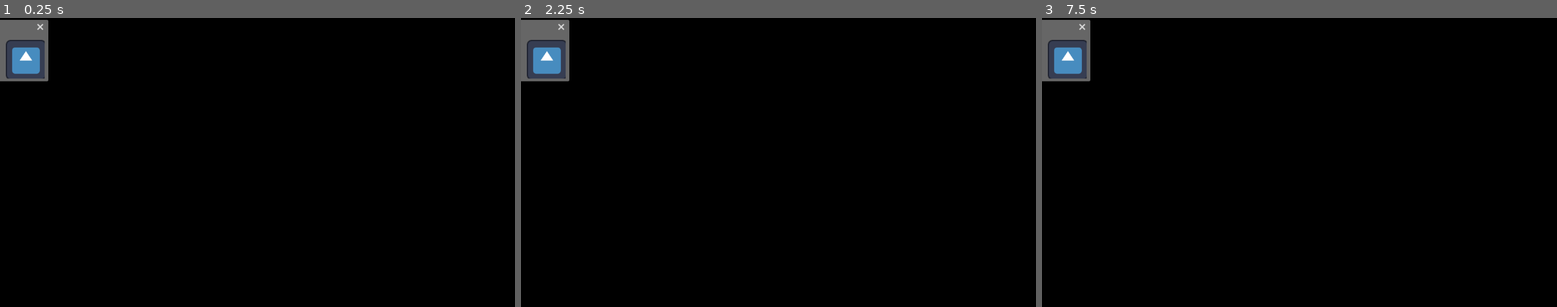
Above: before the commit, frames 1-3 (left to right).
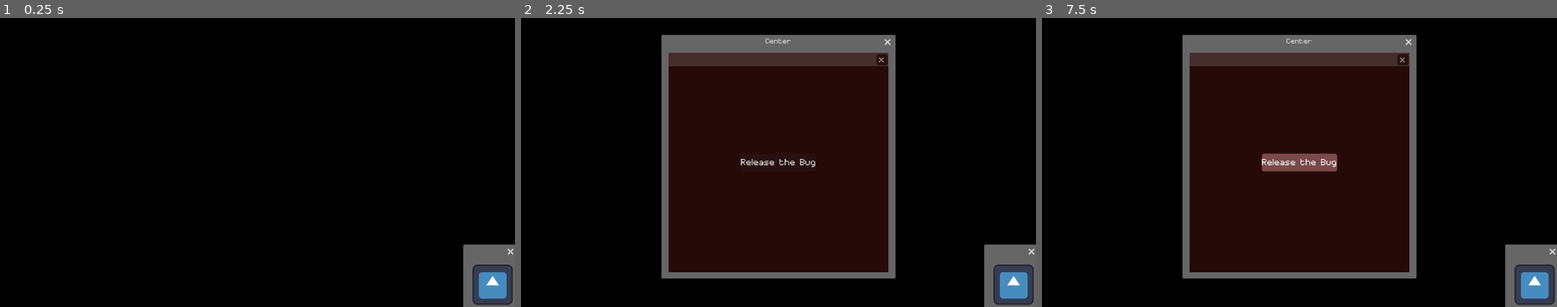
Above: after the commit, the same moments.

Repository: kayillustrations/Insectapet
Game: Godot game, scene res://windows/mini_habitat.tscn
Same seed, same stepped clock (60 frames per second), same inputs: the game is played once before the commit and once after it. The engine's default icon, where the game draws it, is replaced by a stand-in: a white triangle on a blue panel in a dark square.
Inputs (mouse positions are in pixels of both pictures, inside the frame that each line leads up to; where the layout moved, square brackets give the same spot in the first picture):
- Up to frame 1 (0.25 s): no input
- Up to frame 2 (2.25 s): click (1015, 283) [546, 61] at 0.5 s; click (1015, 283) [546, 61] at 1.25 s; click (1015, 283) [546, 61] at 2 s
- Up to frame 3 (7.5 s): tap Enter at 2.75, 4.25, 5.75 s; move the mouse to (1412, 148) at 2.77 s; tap Space at 3.5, 5, 6.5 s; move the mouse to (1196, 176) at 3.52 s; move the mouse to (1351, 98) at 4.27 s; move the mouse to (1273, 220) at 5.02 s; move the mouse to (1454, 205) at 5.77 s; move the mouse to (1145, 119) at 6.52 s; move the mouse to (1325, 162) at 7.27 s

The runs differ from the first frame. In frame 1, 4.2% of the frame differs, in the area x 0-100%, y 0-100%; in frame 2, 43%; in frame 3, 43%.
Error before the commit: Parse Error: Expected indented block after "if" block. (res://windows/window_base.gd:55)

Commit message:
bug gravity and save stats

Diff:
--- a/_autoload/GameSave.gd
+++ b/_autoload/GameSave.gd
@@ -17,9 +17,18 @@
 var debug_mode:bool = true
 
 #--------Stats-------
-#var player_stats: Dictionary
-#var player_inventory: Inv
-#var highscore: int = 0
+var BugStats: Dictionary = {
+	"Energy" : 100,
+	"Hunger" : 100,
+	"Happiness" : 100,
+	"isHealthy" : true,
+	"Stage" : 0,
+	"XP" : 0
+}
+var HabitatStats: Dictionary = {
+	"isClean" : true,
+	"Hydration" : 100
+}
 
 func _ready() -> void:
 	if !CheckSaveFolder("settings"): #if no settings, make file
@@ -31,7 +40,7 @@
 
 func SaveGame(): #may be able to add multiple loads/saves in the future
 	##SAVE: game_config.set_value("category",variable", variable)
-	game_config.set_value("0","current_position",GameManager.toolbar_parent.current_position)
+	game_config.set_value("0","current_position",WindowManager.main_window.current_window_position)
 
 	game_config.save(SCENE_SAVE_FOLDER+"save.cfg")
 	pass
--- a/windows/window_base.gd
+++ b/windows/window_base.gd
@@ -15,14 +15,17 @@
 @onready var shape_offset:Vector2 = shape.position
 
 var anchor_dict: Dictionary
+
 var isConfigured:bool = false
-
 var isHeld: bool = false
 var isDragging:bool = false
+var isFalling:bool = false
+
 var starting_mouse_position
 var starting_window_position
 var current_window_position
 var move_panel
+var fall_pos
 # Called when the node enters the scene tree for the first time.
 func _ready() -> void:
 	if isFullScreen:
@@ -51,13 +54,9 @@
 	pass
 
 func _physics_process(delta: float) -> void:
-	if !isDragging:
-		if isBug && current_window_position.y < anchor_dict["BotL"].y-shape_offset.y:
-			#var tween: Tween = create_tween()
-			#var pos
-			##tween.tween_method(WindowManager.setWindowPosition(self,fall_pos))
-			##WindowManager.setWindowPosition(self,fall_pos)
-		return
+	if isFalling:
+		WindowManager.setWindowPosition(self,fall_pos)
+	if !isDragging: return
 
 	var mouse = color_rect.get_global_mouse_position()
 	var difference = mouse - starting_mouse_position
@@ -117,6 +116,18 @@
 		move_panel.visible = false
 	isDragging = false
 	isHeld = false
+	if isBug && current_window_position.y < anchor_dict["BotL"].y-shape_offset.y:
+		fall_pos = current_window_position
+		var time = snappedf(1 - (current_window_position.y/anchor_dict["BotR"].y),.1)
+		if time < .5: time = .5
+		var tween:Tween = create_tween()
+		tween.set_trans(Tween.TRANS_QUAD).set_ease(Tween.EASE_IN)
+		tween.tween_property(self,"fall_pos", Vector2i(current_window_position.x,anchor_dict["BotR"].y+10),time)
+		isFalling = true
+		await tween.finished
+		var buffer_timer = get_tree().create_timer(.05)
+		await buffer_timer.timeout
+		isFalling = false
 
 func add_window(window):
 	var window_instance = window.instantiate()
